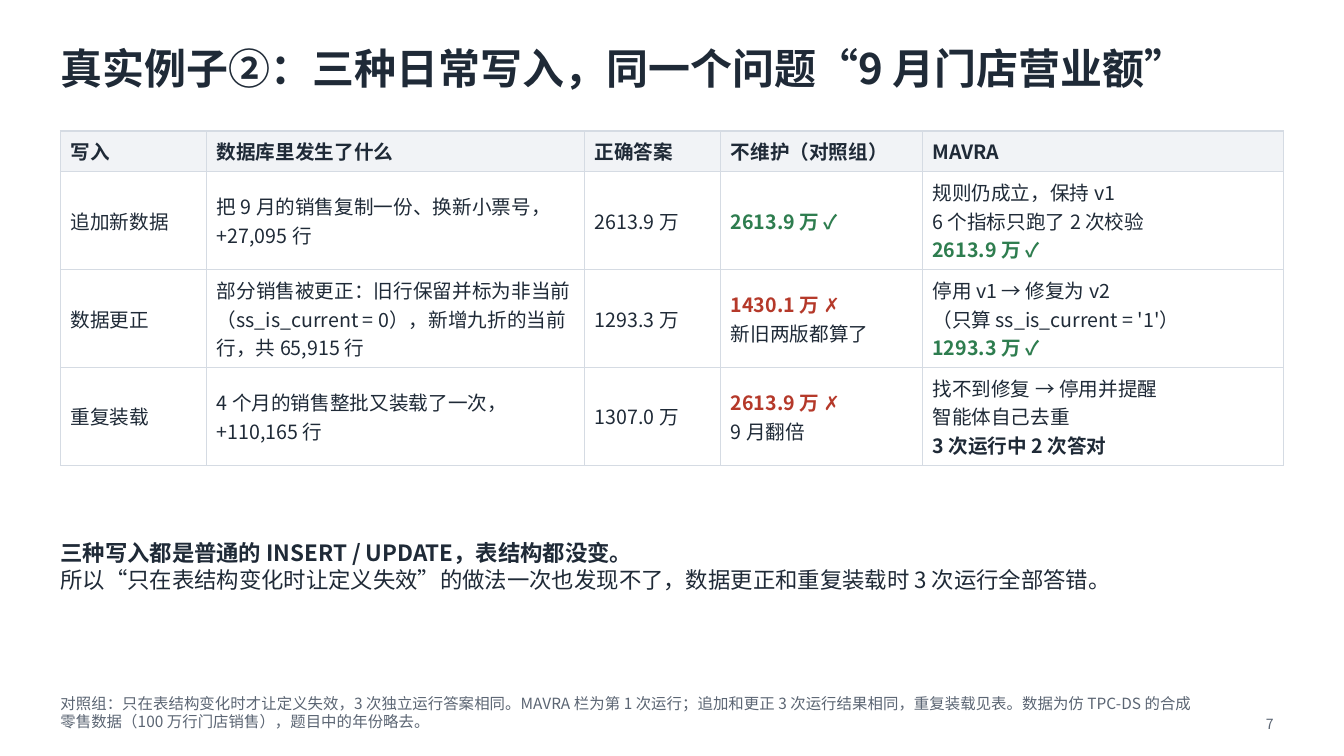
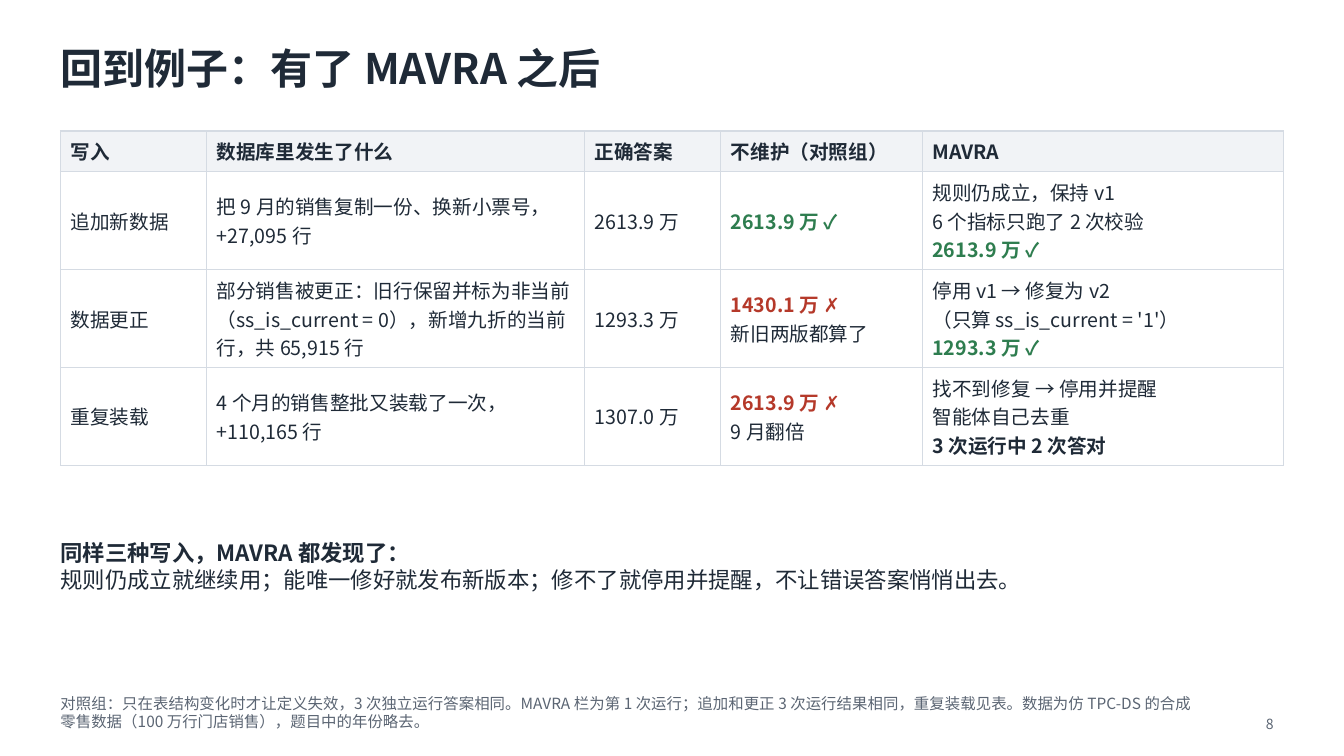
Before and after one commit to mmmttt000045/agent4db-adapter, a slide deck: slide 8 of docs/mavra-system.pptx (slide 7 before the commit). Drawn at 1344x756 pixels with LibreOffice and Linux fonts; fonts in the diff are those of the drawing. Boxes give left, top, right and bottom in pixels: in the first picture for what was removed or moved away, otherwise in the second. Text is boxed around its words. In the diff, an @@ line names an element or a change of style, - is before the commit and + after.

```diff
--- a/docs/mavra-system.pptx
+++ b/docs/mavra-system.pptx
@@ title at (x1=60, y1=48, x2=601, y2=88): text changed @@
-真实例子②：三种日常写入，同一个问题“9 月门店营业额”
+回到例子：有了 MAVRA 之后
@@ text at (x1=60, y1=542, x2=1021, y2=592): text changed @@
-三种写入都是普通的 INSERT / UPDATE，表结构都没变。
-所以“只在表结构变化时让定义失效”的做法一次也发现不了，数据更正和重复装载时 3 次运行全部答错。
+同样三种写入，MAVRA 都发现了：
+规则仍成立就继续用；能唯一修好就发布新版本；修不了就停用并提醒，不让错误答案悄悄出去。
@@ page number at (x1=1266, y1=718, x2=1274, y2=729): text changed @@
-7
+8
```
Also in this commit, not shown: 5 other slides changed, 1 slide added, 3 other files.
